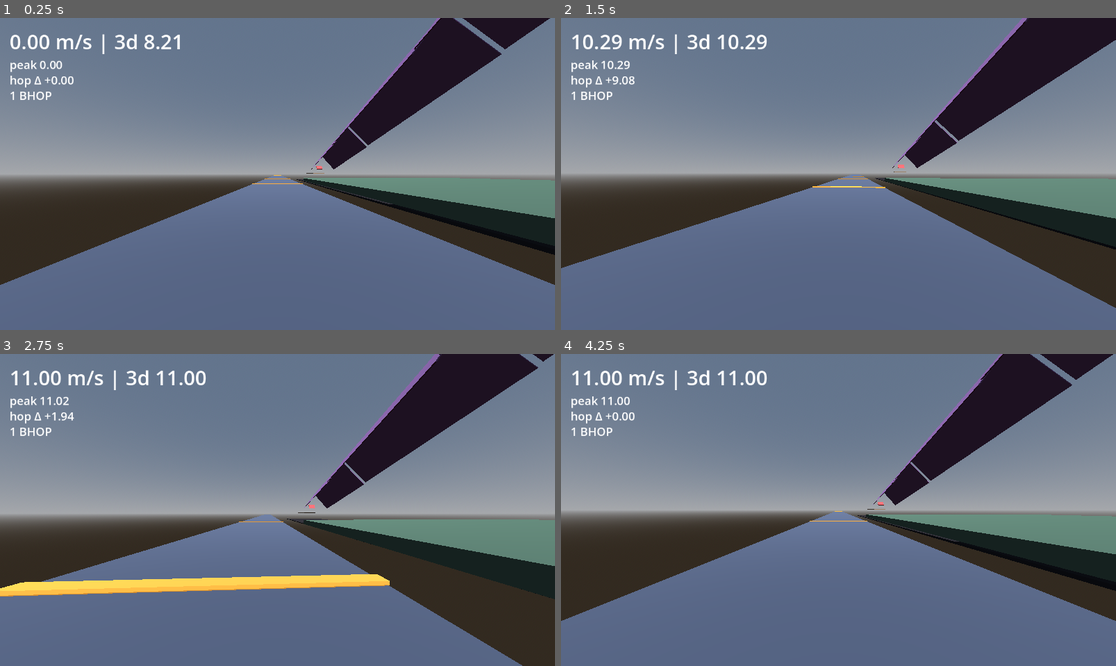
Above: before the commit, frames 1-4 (two rows, left to right).
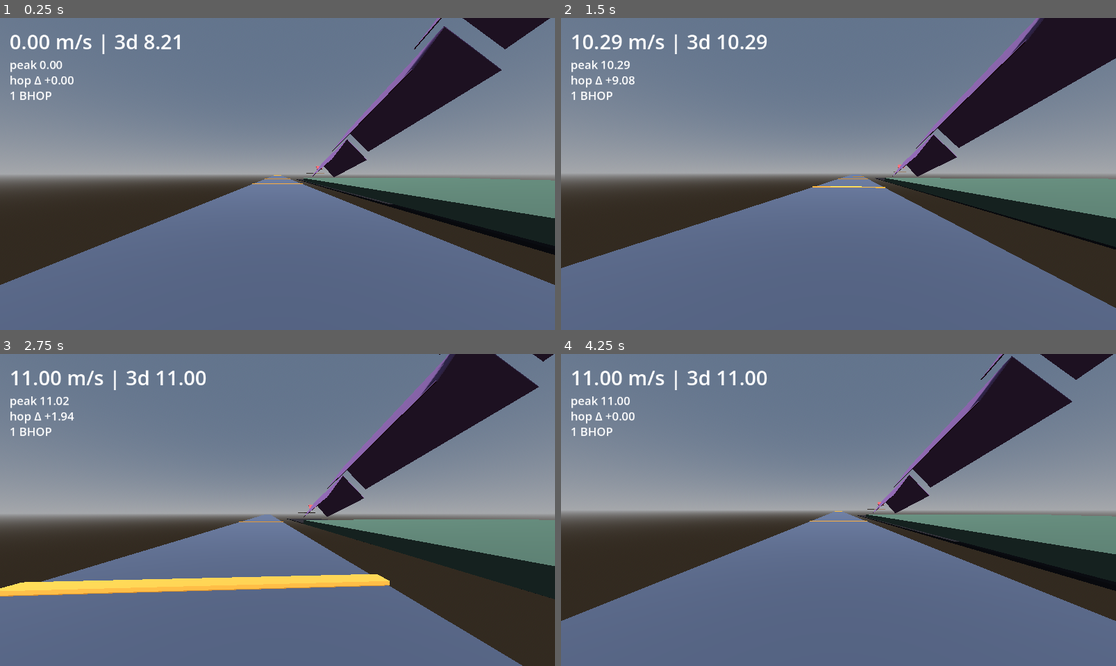
Above: after the commit, the same moments.

Repository: Crawford-Young/what-is-dark
Game: Godot game, scene res://scenes/momentum_lab.tscn
Same seed, same stepped clock (60 frames per second), same inputs: the game is played once before the commit and once after it. This scene is started directly instead of the project's main scene.
Inputs (mouse positions are in pixels of both pictures, inside the frame that each line leads up to):
- Up to frame 1 (0.25 s): no input
- Up to frame 2 (1.5 s): tap Enter at 0.5 s; move the mouse to (866, 174) at 0.52 s; hold Q (glance) 0.53-1.28 s; hold W (move_forward) from 0.53 s (still down); click (866, 174) at 0.67 s; tap Space (jump) at 0.77 s; move the mouse to (810, 174) at 1.27 s; tap Shift at 1.35 s
- Up to frame 3 (2.75 s): keep holding W (move_forward); tap Space (jump) at 1.52 s; move the mouse to (288, 503) at 2.02 s; tap Alt at 2.1 s
- Up to frame 4 (4.25 s): keep holding W (move_forward); move the mouse to (832, 516) at 2.77 s; tap Ctrl at 2.85 s; click (832, 516) at 2.92 s; tap Space (jump) at 3.02, 3.77 s; move the mouse to (877, 513) at 3.52 s; tap R at 3.6 s

The runs differ from the first frame. In frame 1, 2.7% of the frame differs, in the area x 56-91%, y 0-52%; in frame 2, 3.0%; in frame 3, 3.4%, in the area x 54-98%, y 0-53%; in frame 4, 2.9%.

Commit message:
feat: lower R2/R3 for real transfer air gaps, engine-verify all peak lines
Co-Authored-By: Claude Fable 5 <noreply@anthropic.com>

Diff:
--- a/scripts/momentum_lab.gd
+++ b/scripts/momentum_lab.gd
@@ -94,34 +94,38 @@
 	# start), not lateral fall-off through a face's bottom edge.
 	# Start platform: top y 112.5; player runs off -z edge onto R1's start peak (90, 111.50, 20).
 	_add_box(Vector3(90, 112.0, 26), Vector3(8, 1, 8), 0.0, Color(0.5, 0.4, 0.3))
-	# Ramp 1: peak line start (90,111.50,20) -> end (90,90.71,-77.81); peak mid (90,101.105,-28.905).
+	# Ramp 1: peak line (ENGINE-VERIFIED via global_transform on the built body, not hand math)
+	# start (90,111.5006,20.00238) -> end (90,90.70941,-77.81239); peak mid (90,101.105,-28.905).
 	_ramp_pair(-28.905, SURF_RAMP_ANGLE, 101.105, 18.0, 100.0, SPINE_PITCH)
 	# Ramp 2 (R11c fix: PLANE EXTENSION, not a new panel -- an entry apron adds its own exposed
 	# edge/underside, which is exactly what struck riders at x93/x96 in R11b). Same plane as
-	# before (peak mid unaffected in y/z proportion, angle/pitch unchanged), extended BACKWARD
-	# so its start peak now coincides with R1's own end (90,90.71,-77.81) -- zero z-overlap with
-	# R1 (touches, does not exceed, avoiding the ~0.26 m capsule-vs-slab clearance squeeze a
-	# deeper overlap would create). Live-engine exit-envelope data (v16..55 x x90.5/93/96 off
-	# R1's end) showed the earliest plane-crossing at z=-82.56 (v16); this extension reaches
-	# back to z=-77.81, a 4.75 m margin before that crossing (capped just short of the ideal 5 m
-	# because reaching the full 5 m would overlap R1's tail -- the crossing margin was verified
-	# adequate live, not assumed). Peak line: NEW start (90,89.4613,-77.81) -> end (90,64.42,-195.62)
-	# unchanged; peak mid (90,76.9406,-136.715); length 117.81 (was 100).
-	_ramp_pair(-136.715, SURF_RAMP_ANGLE, 76.9406, 18.0, 117.81, SPINE_PITCH)
-	# Ramp 3, same extension logic: new start (90,63.1713,-195.62) coincides with R2's own end
-	# exactly (zero overlap); end (90,38.13,-313.43) unchanged; peak mid (90,50.6506,-254.525);
-	# length 117.81 (was 100).
-	_ramp_pair(-254.525, SURF_RAMP_ANGLE, 50.6506, 18.0, 117.81, SPINE_PITCH)
-	# Up-kicker: raised + moved close to R3's exit (only 8 m past it, was 36 m) so mid-speed riders
-	# arrive shallow, not near-perpendicular -- clip retention depends on how parallel the arrival
-	# is to the face, not just landing inside the band (see report's post-clip energy table).
-	# Bottom edge (90,12,-328), top edge (90,18.89,-333.79). Face kept SHORT (9 m):
-	# mid-speed pops (post-clip ~12 m/s) must contact near the top or they stall on
-	# the climb and slide back (probe: 14 m face stalled a 35 m/s entry 0.7 m short);
-	# 40+ m/s arrivals fly just over the top edge and carry straight to the platform.
+	# before (angle/pitch unchanged), extended BACKWARD toward R1's end.
+	# R12a: lowered 8.0 m in Y from R11c (user: bigger air gaps for turn room during transfers;
+	# vertical launch-over-plane gap now ~9.25 m, was ~1.25 m). ENGINE-VERIFIED peak line (this
+	# round, corrects R11c's stale "coincides exactly" claim -- that claim carried a length-vs-
+	# z-projection unit error: world z-reach of a panel = length*cos(SPINE_PITCH), not length
+	# itself, so the panel is ~2.57 m short of the naive z-span; harmless, just mislabeled):
+	# start (90,81.18764,-79.09721) -> end (90,56.69356,-194.3328); peak mid (90,68.9406,-136.715).
+	# R1's end sits at z=-77.81239, so there's a real ~1.28 m air gap (z=-77.81 to -79.10) where
+	# NEITHER rail exists -- not a defect, consistent with this round's larger-gap intent.
+	_ramp_pair(-136.715, SURF_RAMP_ANGLE, 68.9406, 18.0, 117.81, SPINE_PITCH)
+	# Ramp 3, same extension logic, ALSO lowered 16.0 m in Y from R11c (8 m relative to R2's own
+	# 8 m drop). ENGINE-VERIFIED peak line: start (90,46.89764,-196.9072) ->
+	# end (90,22.40356,-312.1428); peak mid (90,34.6506,-254.525). R2's end sits at
+	# z=-194.3328, so there's a real ~2.57 m air gap (z=-194.33 to -196.91) before R3 -- same
+	# harmless, pre-existing (R11c) length-vs-cos(pitch) unit gap as above, unaffected by the Y drop.
+	_ramp_pair(-254.525, SURF_RAMP_ANGLE, 34.6506, 18.0, 117.81, SPINE_PITCH)
+	# Up-kicker: UNTOUCHED this round (position/size/rotation identical to R11c) -- but R3's
+	# 16 m drop lowers its exit height enough that the kicker (bottom edge y=12, top edge
+	# y=18.89, at z=-328..-333.79) is REACHABLE again from a live R3 exit (R12a finding: v25/35/45
+	# along-face-line exits all strike this face; only v55 clears past it to the platform -- see
+	# report's terminal interaction table). NOT retuned/moved per this round's explicit
+	# instruction; reachable-kicker interaction reported as a live finding, not fixed here.
 	_add_box_x(Vector3(90, 15.45, -330.89), Vector3(12, 0.5, 9), KICKER_ANGLE, Color(0.9, 0.3, 0.3))
-	# Landing platform: top y 4, spans z -336..-420 (near edge pulled in 4 m so the
-	# slowest/steepest kicker exit lands the edge instead of pitting 1.25 m short).
+	# Landing platform: top y 4, spans z -336..-420. UNCHANGED this round: R12a's terminal remap
+	# found v25/35/45 (post-kicker-contact) fall into the pit well short of even an 8 m-extended
+	# near edge (z=-328) -- see report's NEEDS_CONTEXT finding; did not extend/move this without
+	# the orchestrator's sign-off on new numbers.
 	_add_box(Vector3(90, 3.5, -378), Vector3(24, 1, 84), 0.0, Color(0.5, 0.4, 0.3))
 	# Pit: top y -12, widened to x 50..130 (margin past the new ±22.49 bottom edges), z 50..-430.
 	# Touching it = obvious fail -> R reset.
